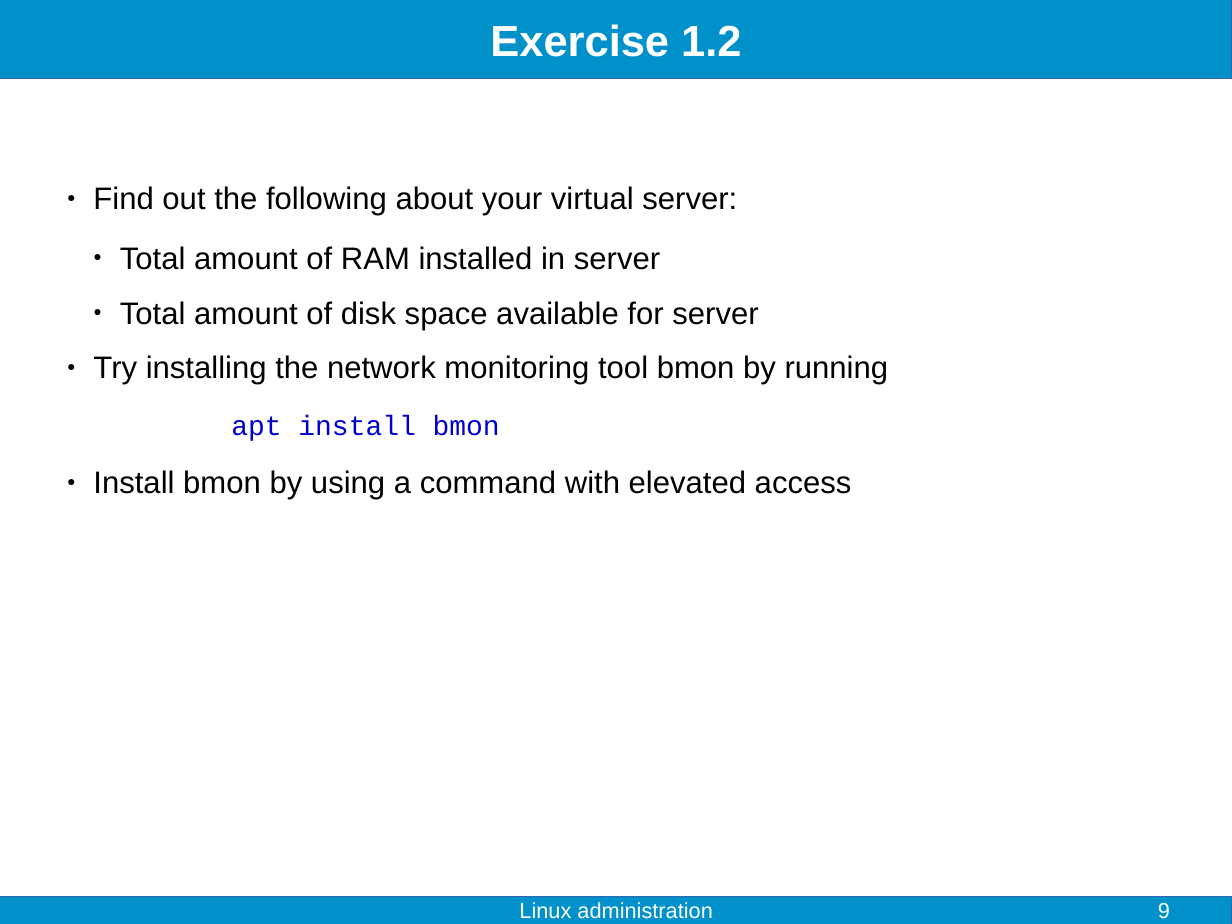
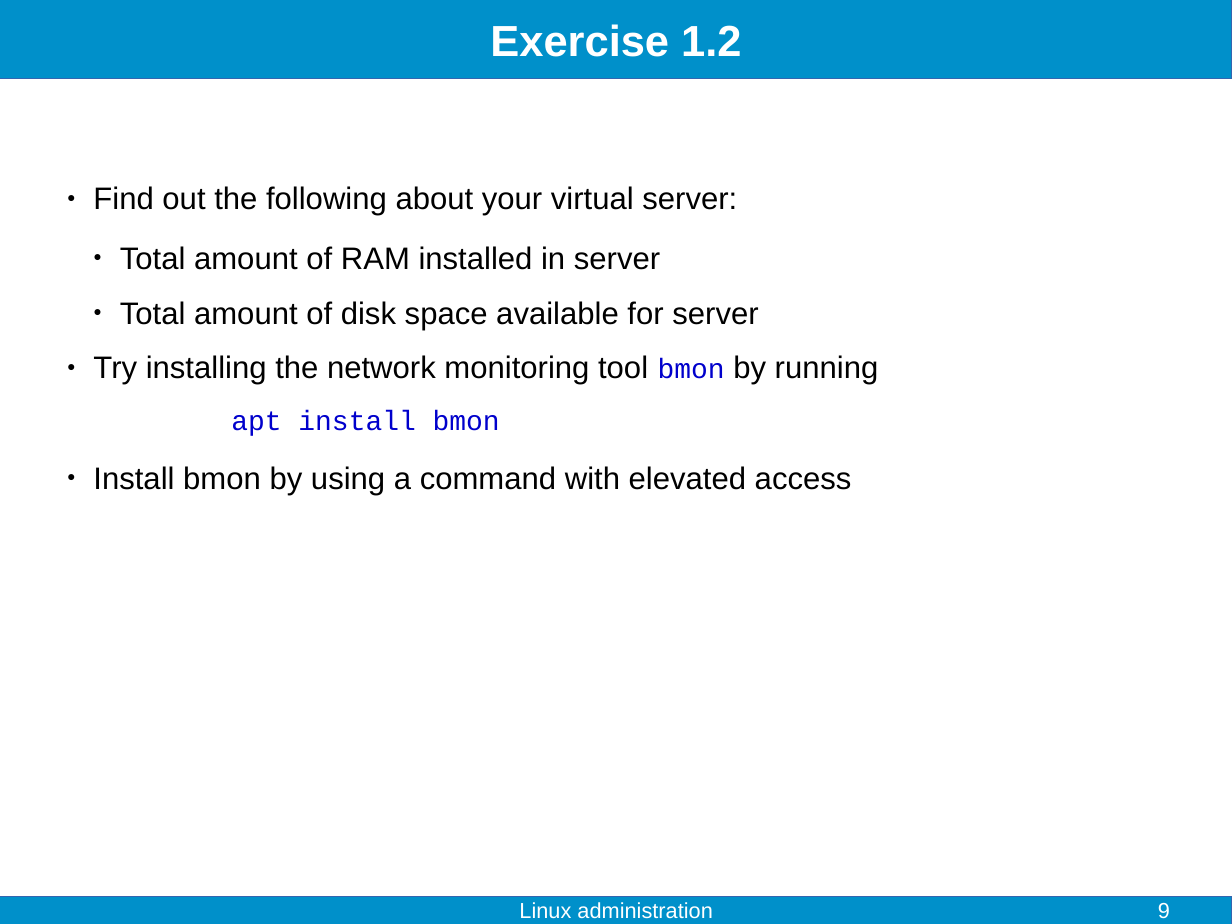
Before and after one commit to fjelltopp/training, a slide deck: slide 9 of linux_administration/linux_administration.odp. Drawn at 1232x924 pixels with LibreOffice and Linux fonts; fonts in the diff are those of the drawing. Boxes give left, top, right and bottom in pixels: in the first picture for what was removed or moved away, otherwise in the second. Text is boxed around its words. In the diff, an @@ line names an element or a change of style, - is before the commit and + after.

```diff
--- a/linux_administration/linux_administration.odp
+++ b/linux_administration/linux_administration.odp
@@ text at <box>93,355,879,385</box>: size 20 to 18 pt, font Arial to Courier New, text colour #000000 to #0000CC in "bmon"; less space between paragraphs @@
```
Also in this commit, not shown: 3 other slides changed, 1 slide added, 7 other files.
